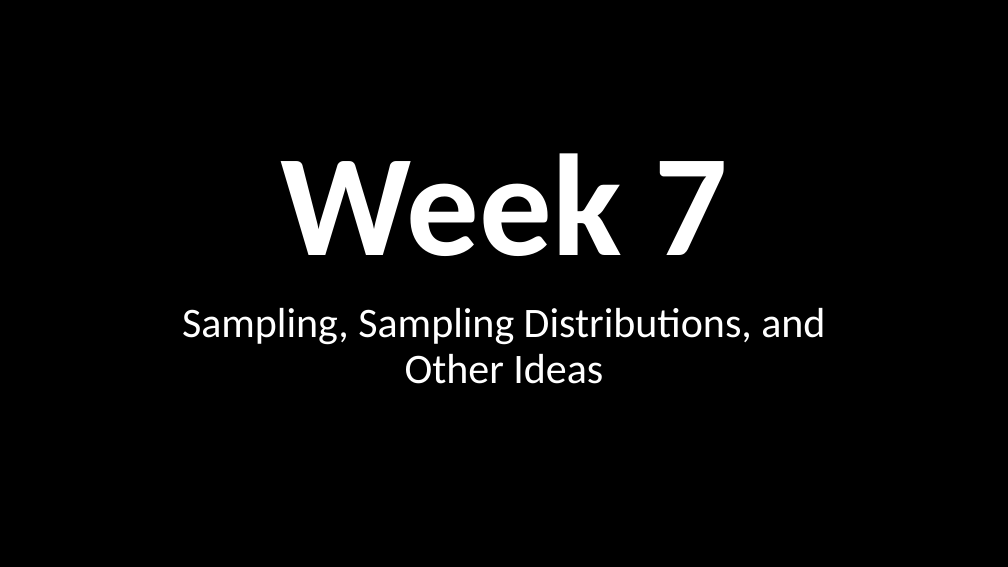
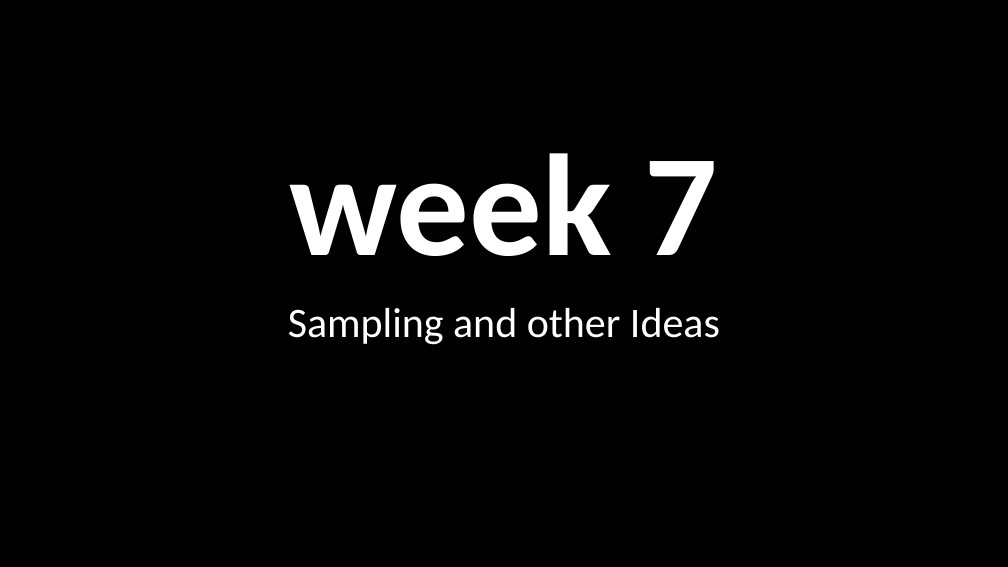
Before and after one commit to nicklalone/CIST_2500, a slide deck: slide 1 of ppts/06 - Tuesday.pptx. Drawn at 1008x567 pixels with LibreOffice and Linux fonts; fonts in the diff are those of the drawing. Boxes give left, top, right and bottom in pixels: in the first picture for what was removed or moved away, otherwise in the second. Text is boxed around its words. In the diff, an @@ line names an element or a change of style, - is before the commit and + after.

Commit message:
recent pptx

```diff
--- a/ppts/06 - Tuesday.pptx
+++ b/ppts/06 - Tuesday.pptx
@@ title at [290, 153, 717, 256]: text changed @@
-Week 7
+week 7
@@ subtitle at [288, 308, 720, 345]: text changed @@
-Sampling, Sampling Distributions, and Other Ideas
+Sampling and other Ideas
```
